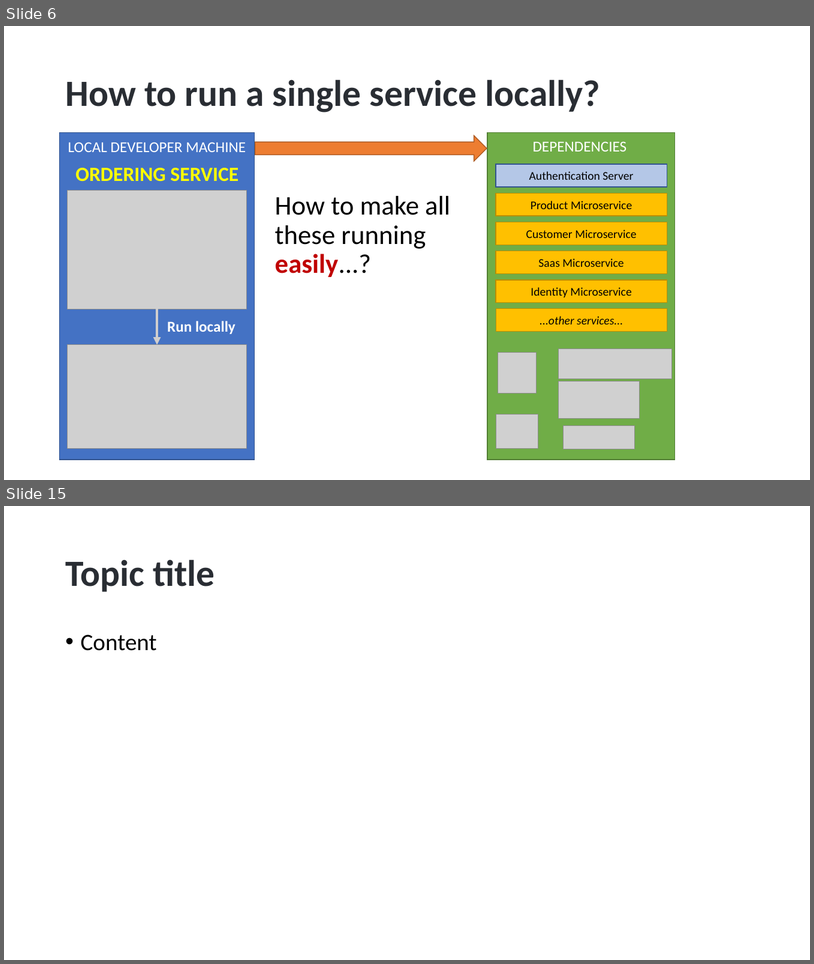
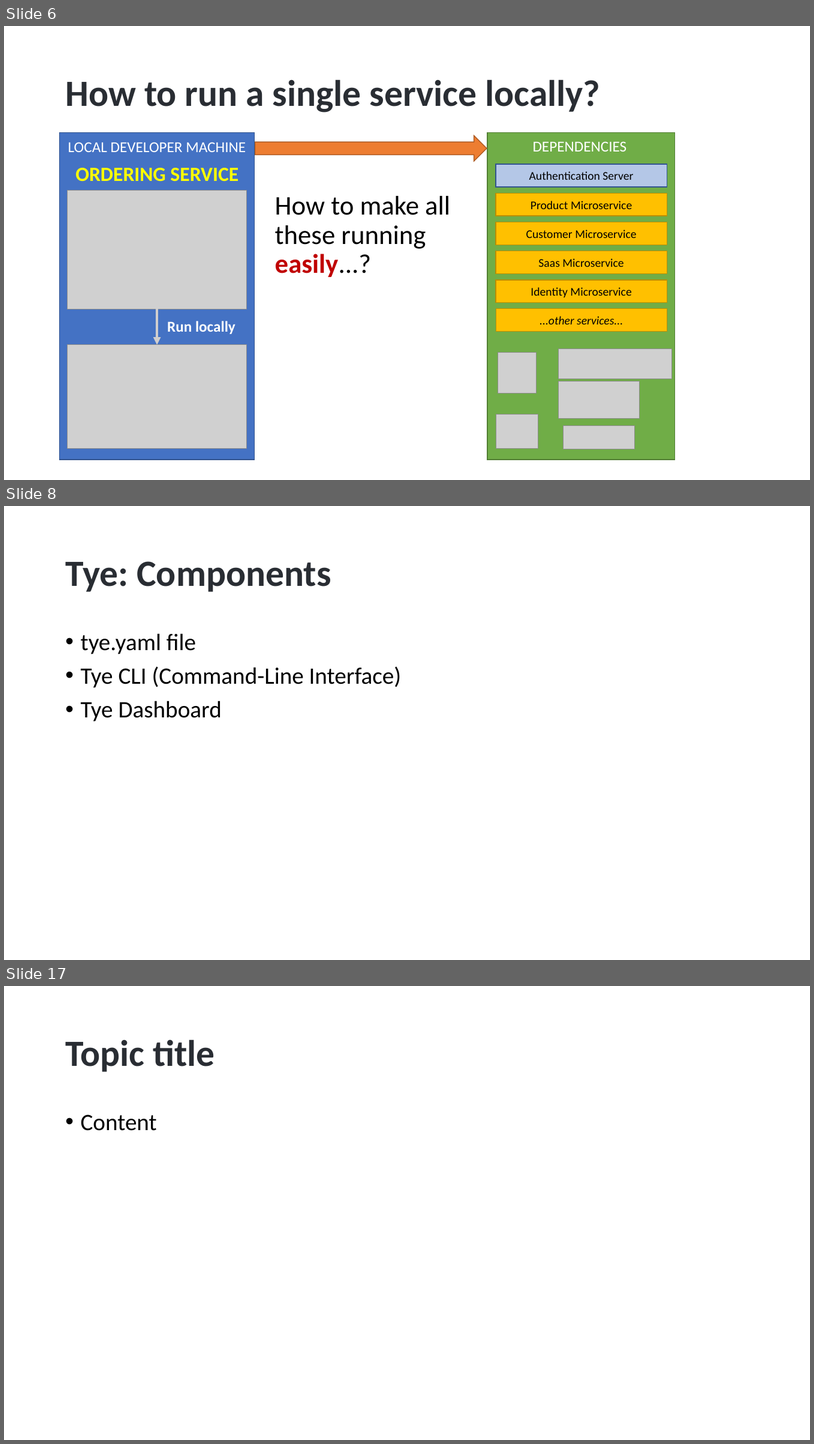
Before and after one commit to hikalkan/presentations, a slide deck: 2023-05-10 ABP Conf 2023 Developing with Kubernetes/Developing with Kubernetes.pptx. Shown one above the other, each under a label of ours: slides 6 and 15 before the commit, slides 6, 8 and 17 after it; the slides between them are not shown. The pictures are 814x964 and 814x1444 pixels, drawn with LibreOffice and Linux fonts; fonts in the diff are those of the drawing; grey boxes stand for pictures; background and template pictures are left out. Boxes give left, top, right and bottom in pixels: in the first picture for what was removed or moved away, otherwise in the second. Text is boxed around its words. In the diff, an @@ line names an element or a change of style, - is before the commit and + after.

```diff
--- a/2023-05-10 ABP Conf 2023 Developing with Kubernetes/Developing with Kubernetes.pptx
+++ b/2023-05-10 ABP Conf 2023 Developing with Kubernetes/Developing with Kubernetes.pptx
@@ slide 8 added at [4, 506, 810, 960], background picture (left out) @@
@@ title added at [65, 561, 331, 592], 44 pt, text #292D33, bold @@
+Tye: Components
@@ text added at [81, 633, 402, 721], 28 pt, text #000000 @@
+• tye.yaml file
+• Tye CLI (Command-Line Interface)
+• Tye Dashboard
@@ what was slide 15 is now slide 17 @@
```
Also in this commit, not shown: 6 slides changed, 3 other slides added, 2 slides removed.
